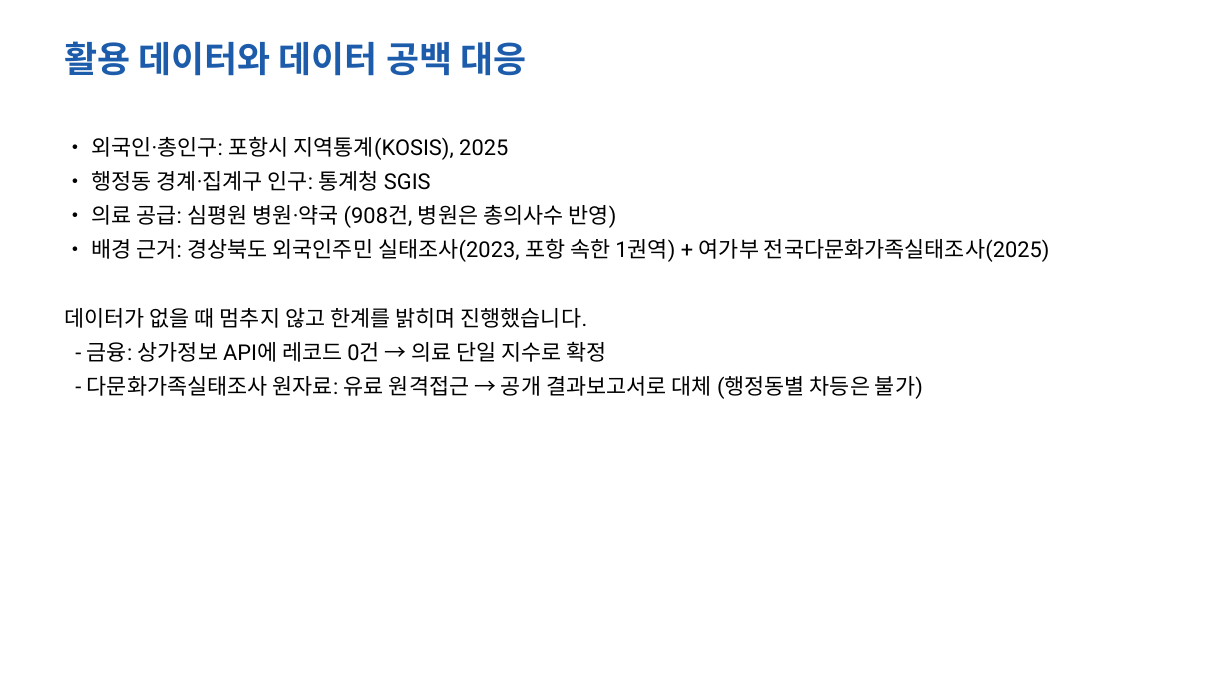
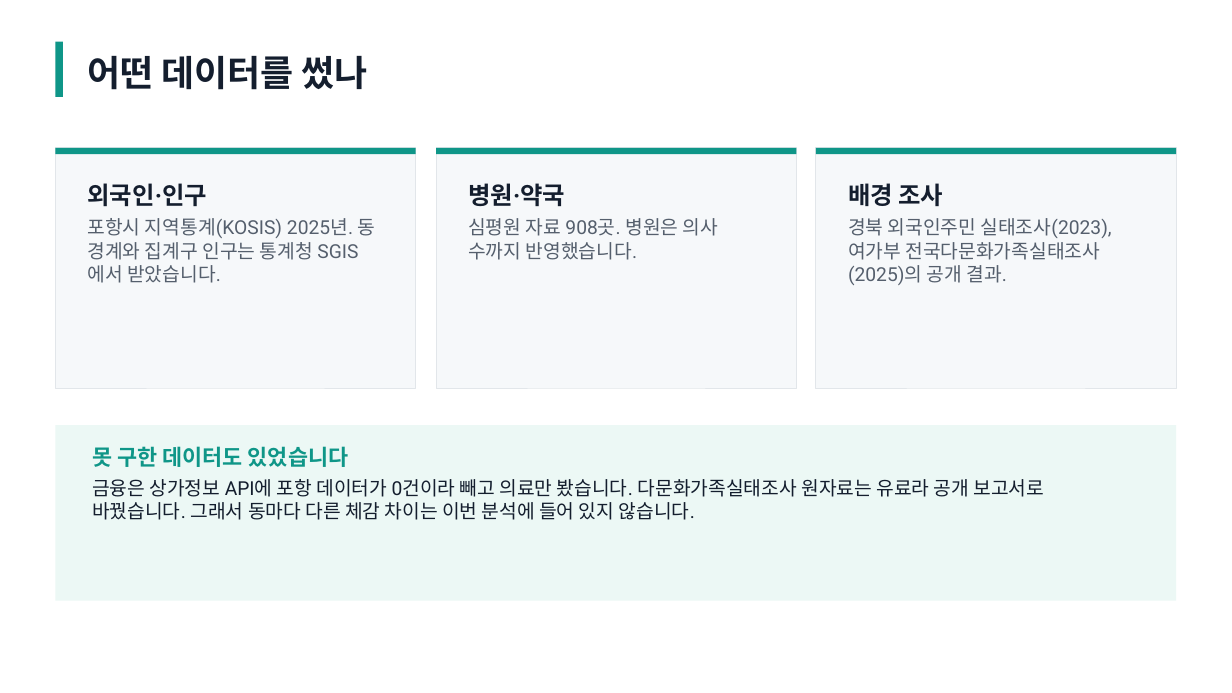
Before and after one commit to yechan-7942/2026_SW_festival, a slide deck: slide 2 of outputs/presentation_revised.pptx. Drawn at 1232x693 pixels with LibreOffice and Linux fonts; fonts in the diff are those of the drawing. Boxes give left, top, right and bottom in pixels: in the first picture for what was removed or moved away, otherwise in the second. Text is boxed around its words. In the diff, an @@ line names an element or a change of style, - is before the commit and + after.

Commit message:
발표자료 재구성 — 원본 디자인에 맞춘 카드형 레이아웃, 검증 슬라이드 추가
글머리표 위주 슬라이드를 원본 PDF의 청록 카드형으로 바꾸고 문구를 발표 말투로 정리. 결과 차트를 PowerPoint 차트로 넣고, 가중치·접근성 지표·도로 거리 비교 슬라이드를 추가. 수치는 parquet과 검증 함수에서 계산.

```diff
--- a/outputs/presentation_revised.pptx
+++ b/outputs/presentation_revised.pptx
@@ rectangle added at (55,42,63,97), fill #0F9688 @@
@@ text "어떤 데이터를 썼나" at (88,56,368,90): vertical alignment top to middle @@
@@ text at (88,56,368,90): text changed; text colour #1C5CAB to #141E2E @@
-활용 데이터와 데이터 공백 대응
+어떤 데이터를 썼나
@@ rectangle added at (55,148,416,388), fill #F6F8FA, outline #E2E6EA 0.75 pt @@
@@ rectangle added at (55,148,416,154), fill #0F9688 @@
@@ text removed at (64,136,1050,399) @@
-• 외국인·총인구: 포항시 지역통계(KOSIS), 2025
-• 행정동 경계·집계구 인구: 통계청 SGIS
-• 의료 공급: 심평원 병원·약국 (908건, 병원은 총의사수 반영)
-• 배경 근거: 경상북도 외국인주민 실태조사(2023, 포항 속한 1권역) + 여가부 전국다문화가족실태조사(2025)
-데이터가 없을 때 멈추지 않고 한계를 밝히며 진행했습니다.
-- 금융: 상가정보 API에 레코드 0건 → 의료 단일 지수로 확정
-- 다문화가족실태조사 원자료: 유료 원격접근 → 공개 결과보고서로 대체 (행정동별 차등은 불가)
@@ rectangle added at (436,148,797,388), fill #F6F8FA, outline #E2E6EA 0.75 pt @@
@@ rectangle added at (436,148,797,154), fill #0F9688 @@
@@ rectangle added at (816,148,1177,388), fill #F6F8FA, outline #E2E6EA 0.75 pt @@
@@ rectangle added at (816,148,1177,154), fill #0F9688 @@
@@ text added at (88,183,376,283), 15 pt, text #555F6D @@
+외국인·인구
+포항시 지역통계(KOSIS) 2025년. 동 경계와 집계구 인구는 통계청 SGIS에서 받았습니다.
@@ text added at (468,183,718,260), 15 pt, text #555F6D @@
+병원·약국
+심평원 자료 908곳. 병원은 의사 수까지 반영했습니다.
@@ text added at (848,183,1112,285), 15 pt, text #555F6D @@
+배경 조사
+경북 외국인주민 실태조사(2023), 여가부 전국다문화가족실태조사(2025)의 공개 결과.
@@ rectangle added at (55,425,1177,601), fill #ECF8F5 @@
@@ text added at (92,446,1045,520), 15 pt, text #141E2E @@
+못 구한 데이터도 있었습니다
+금융은 상가정보 API에 포항 데이터가 0건이라 빼고 의료만 봤습니다. 다문화가족실태조사 원자료는 유료라 공개 보고서로 바꿨습니다. 그래서 동마다 다른 체감 차이는 이번 분석에 들어 있지 않습니다.
```
Also in this commit, not shown: 1 other slide changed, 6 slides added, 5 slides removed, 1 other file.
